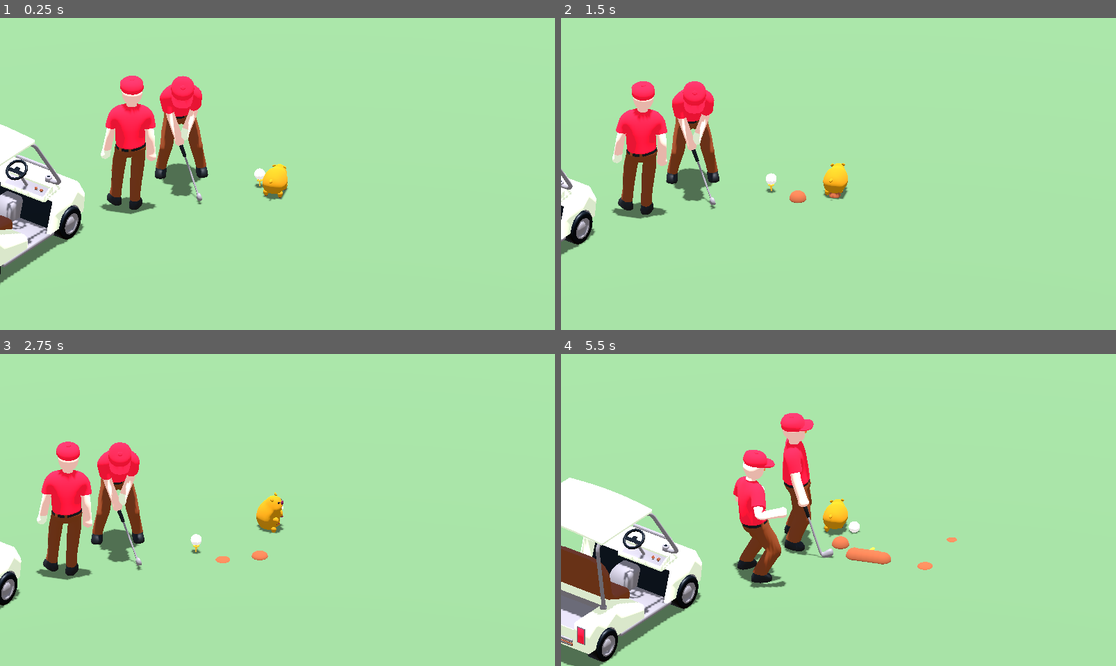
Above: before the commit, frames 1-4 (two rows, left to right).
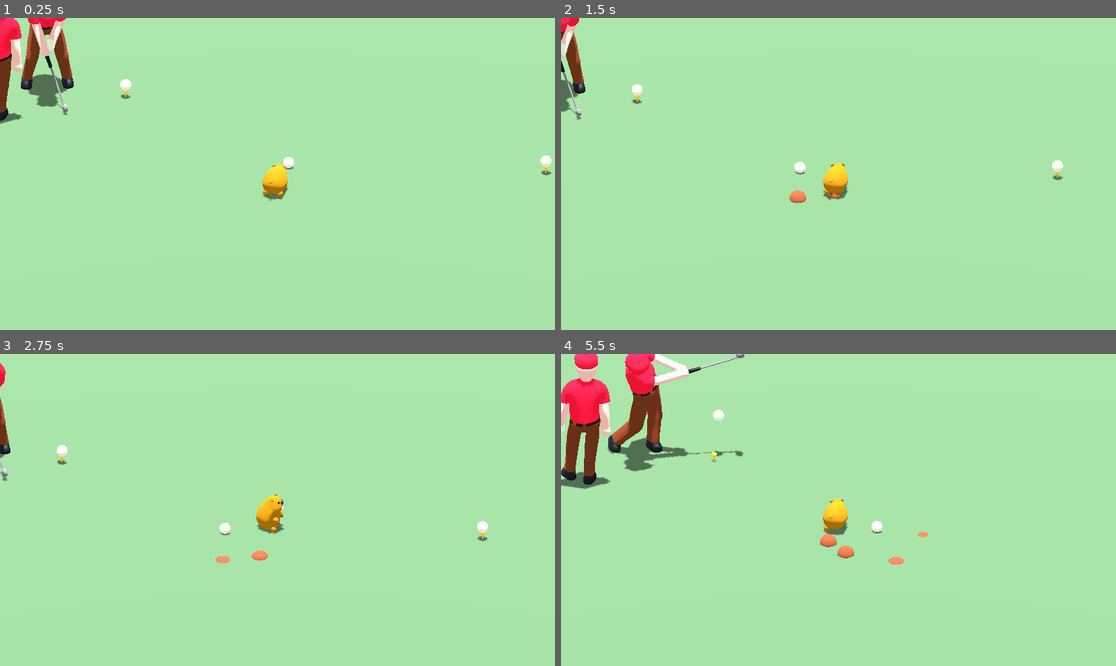
Above: after the commit, the same moments.

Repository: cixil/GroundhogGolf
Game: Godot game, scene res://scenes/main_scene/world.tscn
The game is run twice, just before and just after one commit, with the same random seed, the same clock (stepped at 60 frames per second) and the same inputs.
Inputs:
- Up to frame 1 (0.25 s): no input
- Up to frame 2 (1.5 s): hold Right (move_right) 0.53-1.28 s; tap Space (dig) at 0.6, 1.35 s; hold W (move_back) from 1.28 s (still down)
- Up to frame 3 (2.75 s): release W (move_back) at 2.03 s; hold Right (move_right) from 2.03 s (still down); hold Shift (stand) from 2.03 s (still down); tap Space (dig) at 2.3 s
- Up to frame 4 (5.5 s): release Right (move_right) at 2.78 s; release Shift (stand) at 2.78 s; hold S (move_forward) 2.78-3.53 s; tap Space (dig) at 2.85, 3.6, 4.55, 5.1 s; hold A (move_left) 3.53-5.03 s; tap Shift (stand) at 4.35 s; hold W (move_back) from 5.03 s (still down)

The runs differ from the first frame. In frame 1, 13% of the frame differs, in the area x 0-100%, y 0-86%; in frame 2, 7.4%; in frame 3, 6.3%; in frame 4, 21%, in the area x 0-72%, y 0-100%.

Commit message:
add first sfx and improve ball rolling

Diff:
--- a/project/scenes/Globals/Audio.tscn
+++ b/project/scenes/Globals/Audio.tscn
@@ -1,13 +1,14 @@
-[gd_scene load_steps=5 format=3 uid="uid://rfysofgc0ssw"]
+[gd_scene load_steps=6 format=3 uid="uid://rfysofgc0ssw"]
 
 [ext_resource type="Script" path="res://scenes/Globals/audio.gd" id="1_ovd6e"]
-[ext_resource type="AudioStream" uid="uid://cgqhvltv7u4y5" path="res://audio/sound.wav" id="2_415kv"]
 [ext_resource type="AudioStream" uid="uid://cg8o6x2uukm4e" path="res://audio/Music/digeridoo.wav" id="2_mdx43"]
-[ext_resource type="AudioStream" uid="uid://bktuqedeuikod" path="res://audio/sound_repeat.wav" id="4_e8il1"]
+[ext_resource type="AudioStream" uid="uid://c60hnnc08hske" path="res://audio/sfx/groundhog touching ball.wav" id="2_v0d0s"]
+[ext_resource type="AudioStream" uid="uid://ctccrqmqgup5t" path="res://audio/sfx/Groundhog grass stepping.wav" id="3_dxhrd"]
+[ext_resource type="AudioStream" uid="uid://1ejc452n8oc" path="res://audio/sfx/digging sfx.wav" id="4_nogc6"]
 
 [node name="Audio" type="Node"]
 script = ExtResource("1_ovd6e")
-sfx = Array[AudioStream]([ExtResource("2_415kv"), ExtResource("2_mdx43"), ExtResource("4_e8il1")])
+sfx = Array[AudioStream]([ExtResource("2_v0d0s"), ExtResource("3_dxhrd"), ExtResource("4_nogc6")])
 
 [node name="AudioStreamPlayer3D" type="AudioStreamPlayer3D" parent="."]
 
--- a/project/scenes/Globals/audio.gd
+++ b/project/scenes/Globals/audio.gd
@@ -6,15 +6,16 @@
 @export var sfx:Array[AudioStream]
 
 # Called when the node enters the scene tree for the first time.
-#func _ready() -> void:
-	# play the sound when the signal is emitted.
-	#play_once(Signals.hog_entered_dirt, sfx[0])
+func _ready() -> void:
+	 #play the sound when the signal is emitted.
+	play_once(Signals.hog_touched_ball, sfx[0])
 
 	#play_once(Signals.hog_exited_dirt, sfx[1])
 
-	# play sound when signal 1 is emitted and end it when signal 2 is emitted
-	# the sound should be a looping sound
-	#play_until(Signals.hog_entered_dirt, Signals.hog_exited_dirt, sfx[2])
+	 #play sound when signal 1 is emitted and end it when signal 2 is emitted
+	 #the sound should be a looping sound
+	play_until(Signals.hog_started_walking, Signals.hog_stopped_walking, sfx[1])
+	play_until(Signals.hog_entered_dirt, Signals.hog_exited_dirt, sfx[2])
 
 
 func play_once(sig:Signal, sound:AudioStream):
@@ -29,3 +30,6 @@
 	add_child(player)
 	sig_start.connect(player.play)
 	sig_end.connect(player.stop)
+
+func stop_player():
+	pass
--- a/project/scenes/Globals/signals.gd
+++ b/project/scenes/Globals/signals.gd
@@ -13,4 +13,7 @@
 #### Added for audio #####
 signal hog_entered_dirt
 signal hog_exited_dirt
+signal hog_started_walking
+signal hog_stopped_walking
+signal hog_touched_ball
 signal golfer_tripped
--- a/project/scenes/environment/golf_ball.gd
+++ b/project/scenes/environment/golf_ball.gd
@@ -5,8 +5,8 @@
 @export var hole:Node3D
 @export var golfer:Golfer
 
-var force := 2
-
+var force := 2.5
+var on_tee := false
 var hit_impulse:Vector3
 
 func _ready():
@@ -18,5 +18,19 @@
 
 func _hit(person:Golfer):
 	if person == golfer:
-		if tee.has_ball:
+		if on_tee:
 			apply_impulse(hit_impulse)
+
+func hit_from_gopher(direction:Vector3):
+	Signals.hog_touched_ball.emit()
+	apply_impulse((direction*0.5 + Vector3(0,0.2,0)))
+
+
+func _on_tee_detector_body_entered(body: Node3D) -> void:
+	# TODO very bad coding practice, didn't have time to fix
+	if body.get_parent() == tee:
+		on_tee = true
+
+func _on_tee_detector_body_exited(body: Node3D) -> void:
+	if body.get_parent() == tee:
+		on_tee = false
--- a/project/scenes/environment/golf_ball.tscn
+++ b/project/scenes/environment/golf_ball.tscn
@@ -6,11 +6,15 @@
 [sub_resource type="SphereShape3D" id="SphereShape3D_eyynn"]
 radius = 0.0733205
 
+[sub_resource type="SphereShape3D" id="SphereShape3D_6kdaj"]
+radius = 0.115896
+
 [node name="GolfBall" type="RigidBody3D"]
 collision_layer = 9
 collision_mask = 21
 mass = 0.2
-linear_damp = 1.0
+linear_damp = 1.3
+angular_damp = 1.0
 script = ExtResource("1_xyi4s")
 
 [node name="golf-ball2" parent="." instance=ExtResource("1_wi7hp")]
@@ -18,3 +22,12 @@
 
 [node name="CollisionShape3D" type="CollisionShape3D" parent="."]
 shape = SubResource("SphereShape3D_eyynn")
+
+[node name="TeeDetector" type="Area3D" parent="."]
+collision_layer = 0
+
+[node name="CollisionShape3D" type="CollisionShape3D" parent="TeeDetector"]
+shape = SubResource("SphereShape3D_6kdaj")
+
+[connection signal="body_entered" from="TeeDetector" to="." method="_on_tee_detector_body_entered"]
+[connection signal="body_exited" from="TeeDetector" to="." method="_on_tee_detector_body_exited"]
--- a/project/scenes/main_scene/world.tscn
+++ b/project/scenes/main_scene/world.tscn
@@ -62,7 +62,7 @@
 shape = SubResource("BoxShape3D_u2kji")
 
 [node name="GroundHog" parent="." instance=ExtResource("1_b6dm5")]
-transform = Transform3D(1, 0, 0, 0, 1, 0, 0, 0, 1, 4.90834, 0, -1.34814)
+transform = Transform3D(1, 0, 0, 0, 1, 0, 0, 0, 1, 7.18314, 0, 0.374394)
 
 [node name="CameraPivot" type="Node3D" parent="GroundHog"]
 transform = Transform3D(0.957299, 0, 0.289099, 0, 1, 0, -0.289099, 0, 0.957299, 0.46521, 0, 0.320068)
@@ -377,4 +377,7 @@
 [node name="GolfBall" parent="Environment/GolfTee2" instance=ExtResource("6_figgh")]
 transform = Transform3D(1, 0, 0, 0, 1, 0, 0, 0, 1, 0, 0.172015, 0)
 
+[node name="GolfBall2" parent="Environment/GolfTee2" instance=ExtResource("6_figgh")]
+transform = Transform3D(1, 0, 0, 0, 1, 0, 0, 0, 1, -3.21587, 0.172015, 0.766968)
+
 [node name="Node3D3" type="Node3D" parent="Environment"]
--- a/project/scenes/player/ground_hog.gd
+++ b/project/scenes/player/ground_hog.gd
@@ -7,6 +7,8 @@
 @onready var dig_effects: Node3D = $DigEffects
 @onready var lump_raise_interval: Timer = %LumpRaiseInterval
 @onready var animation_player: AnimationPlayer = $"Pivot/ground-hog/AnimationPlayer"
+@onready var ball_detector_collision: CollisionShape3D = %BallDetectorCollision
+
 
 # Different speeds so it looks more normal with the camera angle
 var walk_speed_x = .7
@@ -17,6 +19,7 @@
 var jump_impulse = 5
 
 var _target_velocity = Vector3.ZERO
+var _prev_direction:Vector3 = Vector3.ZERO
 
 enum mode {
 	dig,
@@ -32,6 +35,8 @@
 	_tx_to_walk()
 
 func _tx_to_dig():
+	Signals.hog_stopped_walking.emit()
+	ball_detector_collision.set_deferred('disabled', true)
 	_target_velocity.y = 0 # stop falling velocity if there is any
 	current_mode = mode.transition
 	pivot.hide()
@@ -44,6 +49,11 @@
 	Signals.hog_entered_dirt.emit()
 
 func _tx_to_walk():
+	if _prev_direction != Vector3.ZERO:
+		Signals.hog_started_walking.emit()
+
+	ball_detector_collision.set_deferred('disabled', false)
+
 	current_mode = mode.transition
 	pivot.show()
 	dirt_particles.emitting = false
@@ -71,6 +81,7 @@
 		direction = direction.normalized()
 		$Pivot.basis = Basis.looking_at(direction)
 
+
 	if Input.is_action_pressed("stand"):
 		animation_player.play("stand")
 		return
@@ -90,8 +101,12 @@
 				_target_velocity.z = direction.z * (dig_speed_x + 0.5)
 		mode.walk:
 			if direction == Vector3.ZERO:
+				if _prev_direction != direction:
+					Signals.hog_stopped_walking.emit()
 				animation_player.play('idle')
 			else:
+				if _prev_direction == Vector3.ZERO:
+					Signals.hog_started_walking.emit()
 				animation_player.play('walk')
 			if not is_on_floor(): # If in the air, fall towards the floor.
 				_target_velocity.y = _target_velocity.y - (fall_acceleration * delta * (-get_gravity().y))
@@ -112,8 +127,10 @@
 	if collision:
 		var collider = collision.get_collider()
 		if collider is GolfBall:
-			collider.apply_impulse(_target_velocity*delta*2)
-
+			pass
+			# Todo if hitting ball is separate button, could make this just pushing it
+			#collider.apply_impulse((_target_velocity.normalized()*0.1 + Vector3(0,0.15,0)))
+	_prev_direction = direction
 
 
 func _on_lump_raise_interval_timeout() -> void:
@@ -127,3 +144,8 @@
 	can_emerge = true
 	if current_mode == mode.pending_walk:
 		_tx_to_walk()
+
+
+func _on_golf_ball_detector_body_entered(body: Node3D) -> void:
+	if body is GolfBall:
+		body.hit_from_gopher(_target_velocity.normalized())
--- a/project/scenes/player/ground_hog.tscn
+++ b/project/scenes/player/ground_hog.tscn
@@ -22,6 +22,9 @@
 material = SubResource("StandardMaterial3D_icxt0")
 radius = 0.05
 height = 0.05
+
+[sub_resource type="BoxShape3D" id="BoxShape3D_0myi2"]
+size = Vector3(0.275116, 0.294434, 0.123497)
 
 [sub_resource type="StandardMaterial3D" id="StandardMaterial3D_jvjfo"]
 resource_name = "Material"
@@ -950,6 +953,15 @@
 
 [node name="Pivot" type="Node3D" parent="."]
 
+[node name="GolfBallDetector" type="Area3D" parent="Pivot"]
+collision_layer = 0
+collision_mask = 8
+
+[node name="BallDetectorCollision" type="CollisionShape3D" parent="Pivot/GolfBallDetector"]
+unique_name_in_owner = true
+transform = Transform3D(1, 0, 0, 0, 1, 0, 0, 0, 1, 0.00392151, -0.0148926, -0.2584)
+shape = SubResource("BoxShape3D_0myi2")
+
 [node name="ground-hog" type="Node3D" parent="Pivot"]
 transform = Transform3D(-1, 0, 8.74228e-08, 0, 1, 0, -8.74228e-08, 0, -1, 0, 0, 0)
 
@@ -1072,5 +1084,6 @@
 shape = SubResource("BoxShape3D_h67b6")
 
 [connection signal="timeout" from="DigEffects/LumpRaiseInterval" to="." method="_on_lump_raise_interval_timeout"]
+[connection signal="body_entered" from="Pivot/GolfBallDetector" to="." method="_on_golf_ball_detector_body_entered"]
 [connection signal="body_entered" from="ObstacleDetector" to="." method="_on_obstacle_detector_body_entered"]
 [connection signal="body_exited" from="ObstacleDetector" to="." method="_on_obstacle_detector_body_exited"]
Not shown: 1 places in project/scenes/environment/golf_ball.tscn that only renumber resources
Not shown: 1 places in project/scenes/player/ground_hog.tscn that only renumber resources
Not shown, added: project/audio/sfx/Groundhog grass stepping.wav
Not shown, added: project/audio/sfx/Groundhog_grass_stepping.qt
Not shown, added: project/audio/sfx/digging sfx.wav
Not shown, added: project/audio/sfx/groundhog touching ball.wav
